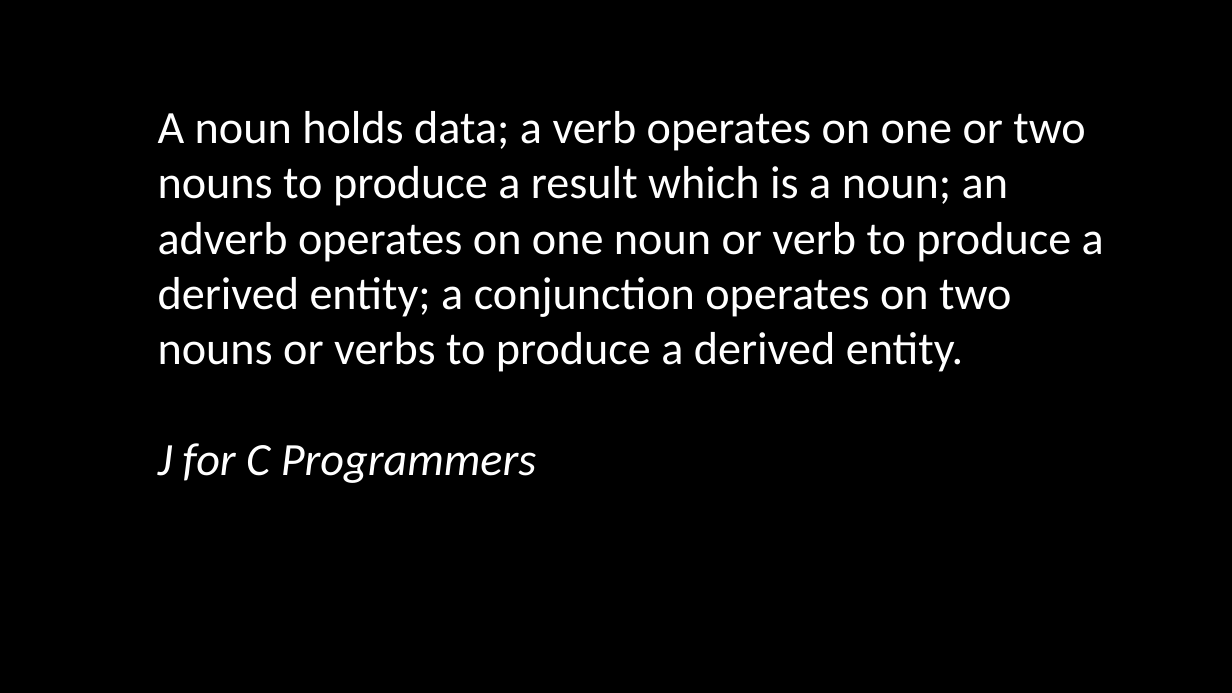
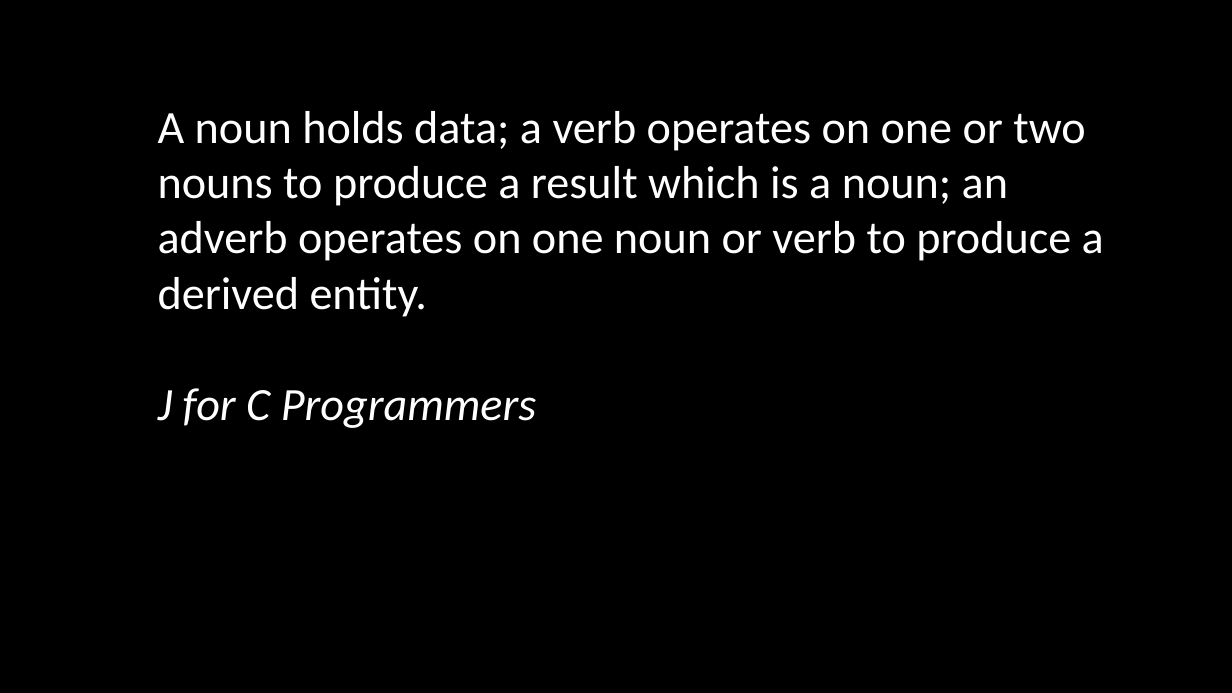
Before and after one commit to joshuaeckroth/zigzag, a slide deck: slide 46 of slides/zigzag.pptx (slide 50 before the commit). Drawn at 1232x693 pixels with LibreOffice and Linux fonts; fonts in the diff are those of the drawing. Boxes give left, top, right and bottom in pixels: in the first picture for what was removed or moved away, otherwise in the second. Text is boxed around its words. In the diff, an @@ line names an element or a change of style, - is before the commit and + after.

```diff
--- a/slides/zigzag.pptx
+++ b/slides/zigzag.pptx
@@ text at [158,111,1104,317]: text changed @@
-A noun holds data; a verb operates on one or two nouns to produce a result which is a noun; an adverb operates on one noun or verb to produce a derived entity; a conjunction operates on two nouns or verbs to produce a derived entity.
+A noun holds data; a verb operates on one or two nouns to produce a result which is a noun; an adverb operates on one noun or verb to produce a derived entity.
```
Also in this commit, not shown: 7 other slides changed, 5 slides added.
